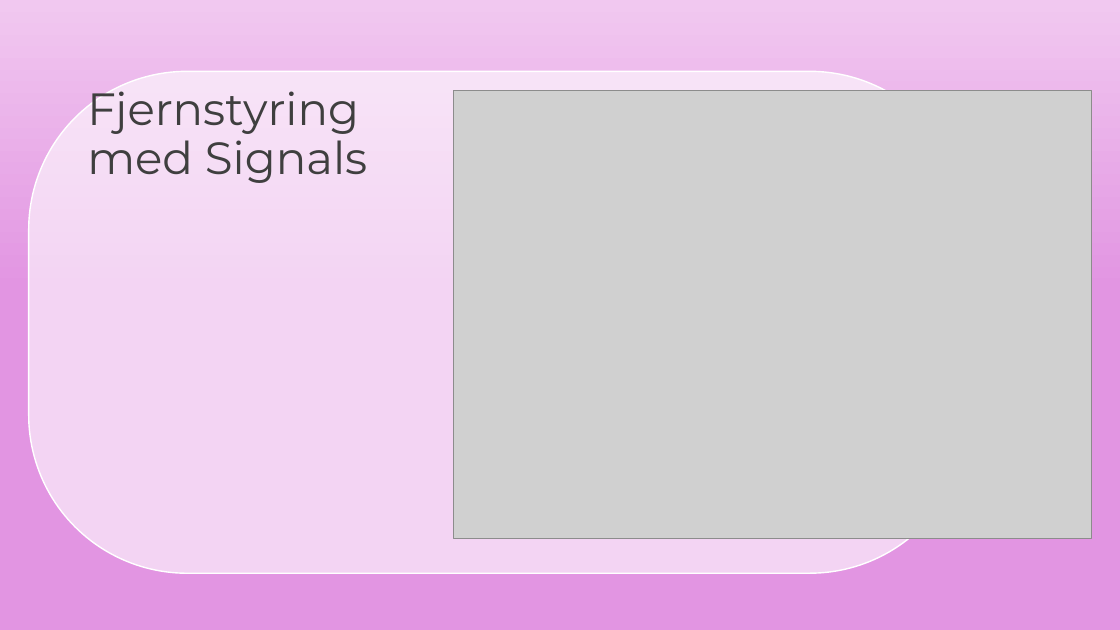
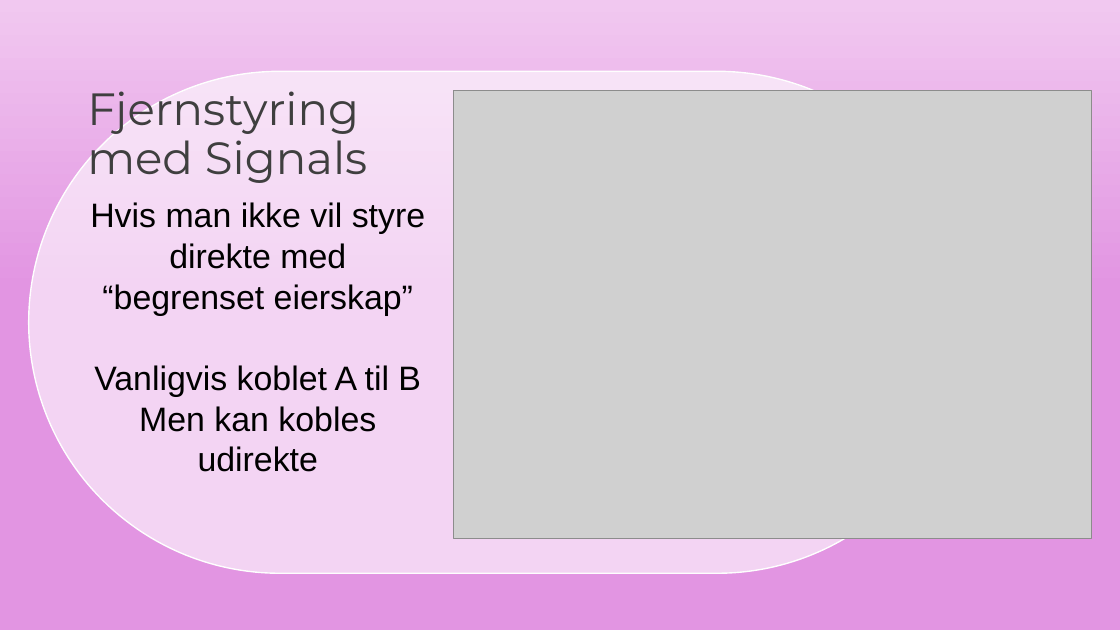
Before and after one commit to nuclearmayhem1/PapirStridsvogner, a slide deck: slide 19 of GodotIntroKurs.odp (slide 18 before the commit). Drawn at 1120x630 pixels with LibreOffice and Linux fonts; fonts in the diff are those of the drawing; grey boxes stand for pictures; background and template pictures are left out. Boxes give left, top, right and bottom in pixels: in the first picture for what was removed or moved away, otherwise in the second. Text is boxed around its words. In the diff, an @@ line names an element or a change of style, - is before the commit and + after.

```diff
--- a/GodotIntroKurs.odp
+++ b/GodotIntroKurs.odp
@@ rounded rectangle at (28, 71, 969, 573): proportions changed @@
@@ title added at (90, 202, 425, 472), 24 pt, text #000000 @@
+Hvis man ikke vil styre direkte med “begrenset eierskap”
+Vanligvis koblet A til B
+Men kan kobles udirekte
```
Also in this commit, not shown: 16 other slides changed, 1 slide added.
